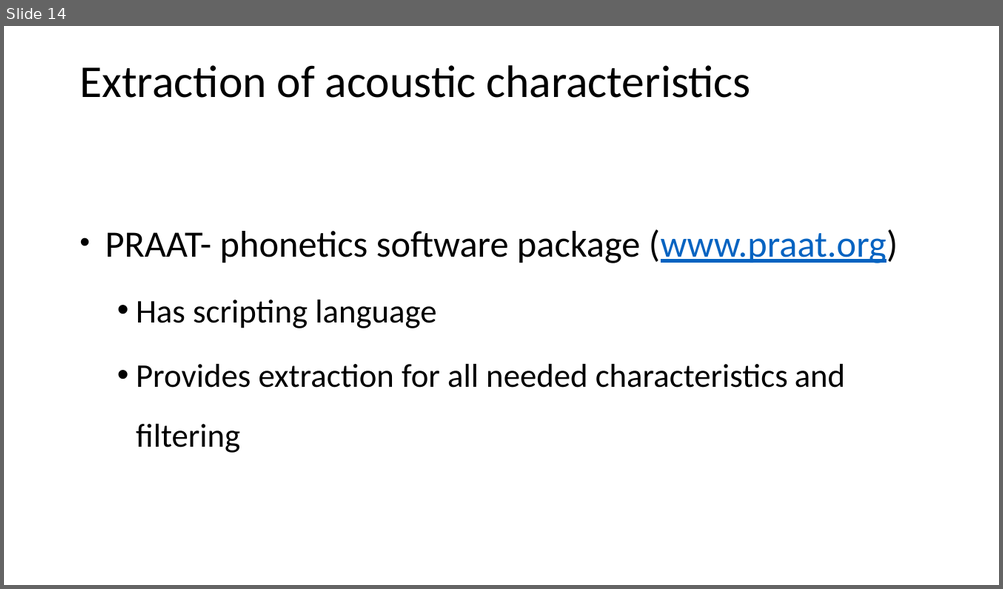
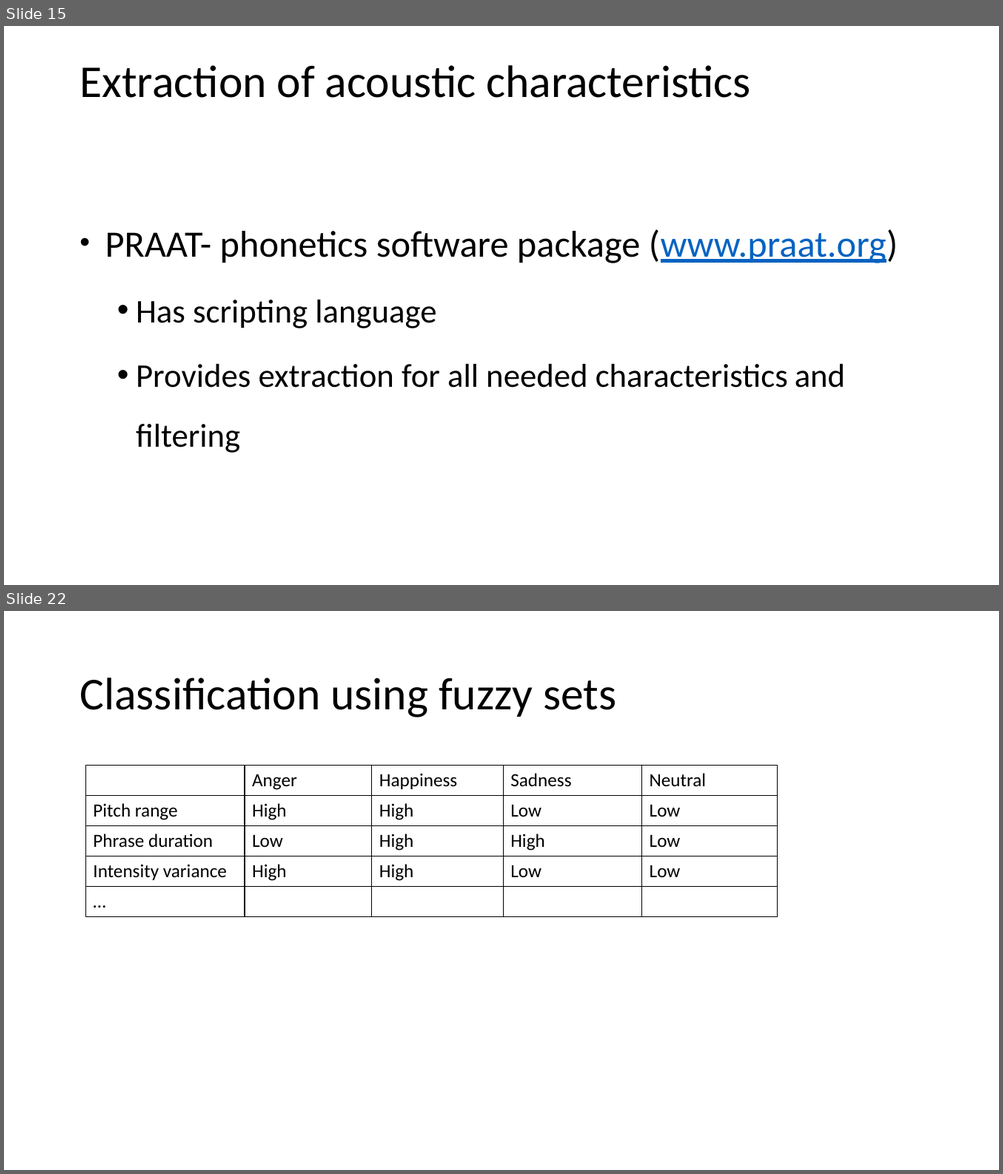
Before and after one commit to aydar-musin/Thesis, a slide deck: Thesis.pptx. Shown one above the other, each under a label of ours: slide 14 before the commit, slides 15 and 22 after it; the slides between them are not shown. The pictures are 1003x589 and 1003x1174 pixels, drawn with LibreOffice and Linux fonts; fonts in the diff are those of the drawing. Boxes give left, top, right and bottom in pixels: in the first picture for what was removed or moved away, otherwise in the second. Text is boxed around its words. In the diff, an @@ line names an element or a change of style, - is before the commit and + after.

```diff
--- a/Thesis.pptx
+++ b/Thesis.pptx
@@ slide 22 added at (4,611,999,1170), background #FFFFFF @@
@@ title added at (79,678,616,718), 44 pt, text #000000 @@
+Classification using fuzzy sets
@@ table added at (86,766,778,917), 5 rows, 5 columns @@
+ | Anger | Happiness | Sadness | Neutral
+Pitch range | High | High | Low | Low
+Phrase duration | Low | High | High | Low
+Intensity variance | High | High | Low | Low
+… |  |  |  | 
@@ what was slide 14 is now slide 15 @@
```
Also in this commit, not shown: 14 slides changed, 13 other slides added, 3 slides removed, 30 other files.
